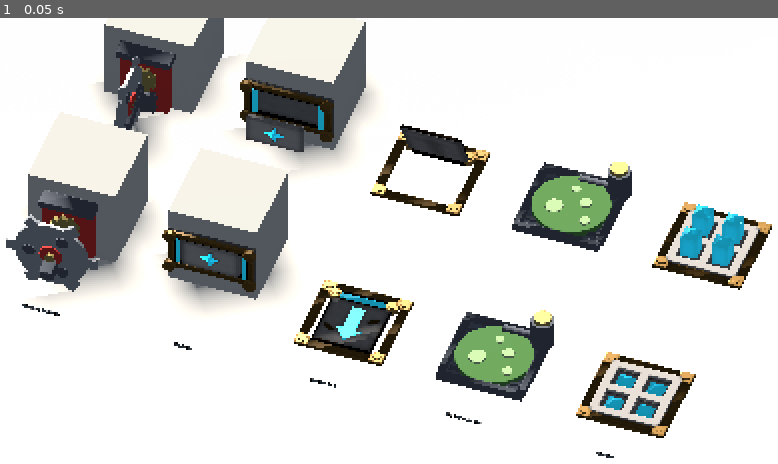
Above: before the commit, frame 1.
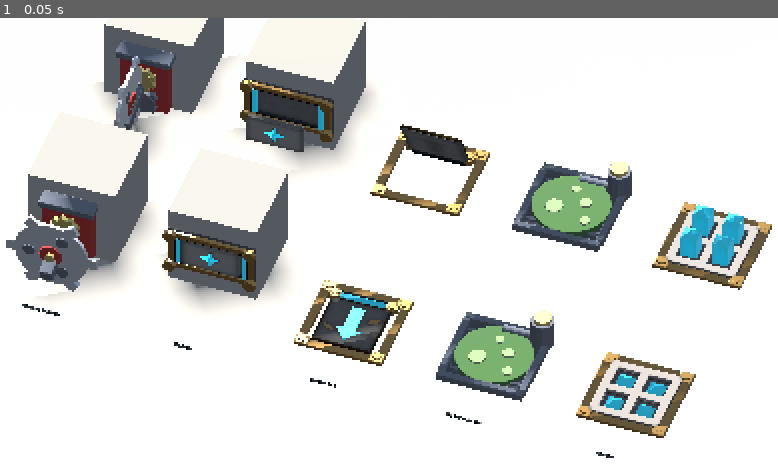
Above: after the commit, the same moment.

Repository: Autinhorse/HumanMustDie
Game: Godot game, scene res://tests/trap_pose.tscn
Same seed, same stepped clock (60 frames per second), same inputs: the game is played once before the commit and once after it. This scene is started directly instead of the project's main scene.
Inputs:
- Up to frame 1 (0.05 s): no input

The runs differ from the first frame. In frame 1, 6.9% of the frame differs, in the area x 0-100%, y 4-95%.

Commit message:
v0.0.48 金属感 + 金框铆钉色差
**金属感**：环境里 background_mode 是纯色、又没有 sky，反射源默认跟着背景走，
金属只能反射一块纯色 —— 等于没有反射，金属度调多高都是"塑料"（之前正是因为
这个才把金属度从 0.85 压到 0.3）。

现在给环境挂一个**只用于反射**的渐变天空（reflected_light_source =
REFLECTION_SOURCE_SKY），背景仍然是纯色、不显示天空本身（正交相机下显示
程序化天空会出一条斜带）。于是金属度给回 0.80、粗糙度降到 0.24。
art.json 新增 refl_sky_top / refl_sky_horizon / refl_ground / refl_ground_horizon
/ refl_energy。tests/trap_pose.gd 同步挂同一个天空。

**色差**：AO 加分材质权重（per_material），board_gold 压到 0.30。
金框是一条又薄又窄的环，紧挨着比它高的内板，AO 会"正确地"把整条压暗，
结果和四角凸出去的铆钉差出一个色 —— 同一个材质看上去像两种金属。

实测金色亮暗比：
    1.49（改前）-> 1.12（检查场景）-> 1.07（游戏内）

测试 T0-T7 全绿。

Co-Authored-By: Claude Opus 5 (1M context) <noreply@anthropic.com>
Claude-Session: https://claude.ai/code/session_01VCzWxNk1LcyQr5pasXVQW6

Diff:
--- a/data/art.json
+++ b/data/art.json
@@ -169,7 +169,13 @@
     "outline_strength": 0.95,
     "outline_fade_start": 30.0,
     "outline_fade_end": 52.0,
-    "outline_depth_fade": 120.0
+    "outline_depth_fade": 120.0,
+    "reflection_sky_enabled": true,
+    "refl_sky_top": "#9EB8DB",
+    "refl_sky_horizon": "#EEF2F6",
+    "refl_ground": "#57544E",
+    "refl_ground_horizon": "#9E9A92",
+    "refl_energy": 1.0
   },
   "board": {
     "_comment": "地面共面平铺，只用细缝分格；grid_line_width 设 0 就是完全无缝。ao_* 是烘焙进顶点色的环境光遮蔽：ao_corner 管墙角、ao_side 管竖直面底部。",
--- a/project.godot
+++ b/project.godot
@@ -12,7 +12,7 @@
 
 config/name="HumanMustDie - Prototype A"
 config/description="机关塔防灰盒原型：固定走廊 + 5 种机关 + 小/中/重三类物理敌人"
-config/version="0.0.47"
+config/version="0.0.48"
 run/main_scene="res://scenes/main.tscn"
 config/features=PackedStringArray("4.7", "Forward Plus")
 
--- a/scripts/main.gd
+++ b/scripts/main.gd
@@ -254,6 +254,22 @@
 	e.ambient_light_source = Environment.AMBIENT_SOURCE_COLOR
 	e.ambient_light_color = _hex(env_cfg, "ambient_color", _hex(env_cfg, "sky_horizon", Color(0.65, 0.76, 0.75)))
 	e.ambient_light_energy = _ec(env_cfg, "ambient_energy", 0.85)
+
+	# 只给反射用的天空：背景仍然是纯色（正交相机下显示程序化天空会出一条斜带），
+	# 但 reflection_source 指向天空以后，金属件才有东西可反射 ——
+	# 没有这一步，金属反射的是一块纯色，金属度调多高都还是"塑料"。
+	if bool(env_cfg.get("reflection_sky_enabled", true)):
+		var sky_mat := ProceduralSkyMaterial.new()
+		sky_mat.sky_top_color = _hex(env_cfg, "refl_sky_top", Color(0.62, 0.72, 0.86))
+		sky_mat.sky_horizon_color = _hex(env_cfg, "refl_sky_horizon", Color(0.93, 0.95, 0.97))
+		sky_mat.ground_bottom_color = _hex(env_cfg, "refl_ground", Color(0.34, 0.33, 0.31))
+		sky_mat.ground_horizon_color = _hex(env_cfg, "refl_ground_horizon", Color(0.62, 0.60, 0.56))
+		sky_mat.sun_angle_max = 30.0
+		sky_mat.energy_multiplier = _ec(env_cfg, "refl_energy", 1.0)
+		var sky := Sky.new()
+		sky.sky_material = sky_mat
+		e.sky = sky
+		e.reflected_light_source = Environment.REFLECTION_SOURCE_SKY
 
 	match String(env_cfg.get("tonemap", "filmic")):
 		"linear":
--- a/tests/trap_pose.gd
+++ b/tests/trap_pose.gd
@@ -98,6 +98,18 @@
 	e.ssao_radius = float(ec.get("ssao_radius", 1.0))
 	e.ssao_intensity = float(ec.get("ssao_intensity", 2.6))
 	e.ssao_power = float(ec.get("ssao_power", 2.0))
+	# 和 main.gd 一样挂一个只给反射用的天空，否则这里的金属件看起来和游戏里不一样
+	if bool(ec.get("reflection_sky_enabled", true)):
+		var sky_mat := ProceduralSkyMaterial.new()
+		sky_mat.sky_top_color = Cfg.to_color(ec.get("refl_sky_top"), Color(0.62, 0.72, 0.86))
+		sky_mat.sky_horizon_color = Cfg.to_color(ec.get("refl_sky_horizon"), Color(0.93, 0.95, 0.97))
+		sky_mat.ground_bottom_color = Cfg.to_color(ec.get("refl_ground"), Color(0.34, 0.33, 0.31))
+		sky_mat.ground_horizon_color = Cfg.to_color(ec.get("refl_ground_horizon"), Color(0.62, 0.60, 0.56))
+		sky_mat.energy_multiplier = float(ec.get("refl_energy", 1.0))
+		var sky := Sky.new()
+		sky.sky_material = sky_mat
+		e.sky = sky
+		e.reflected_light_source = Environment.REFLECTION_SOURCE_SKY
 	env.environment = e
 	add_child(env)
 
Binary file added: 63727355-ffb9-4ac2-87a3-b48360e0510e.png
Not shown, added: 63727355-ffb9-4ac2-87a3-b48360e0510e.png.import
Binary file changed: assets/models/board_push_1.glb
Binary file changed: assets/models/board_push_2.glb
Binary file changed: assets/models/board_push_3.glb
Binary file changed: assets/models/board_spikes_1.glb
Binary file changed: assets/models/board_spikes_2.glb
Binary file changed: assets/models/board_spikes_3.glb
Binary file changed: assets/models/board_spring_1.glb
Binary file changed: assets/models/board_spring_2.glb
Binary file changed: assets/models/board_spring_3.glb
Not shown, changed: docs/机关面板_部件说明.md
(and 1 more such lines)
